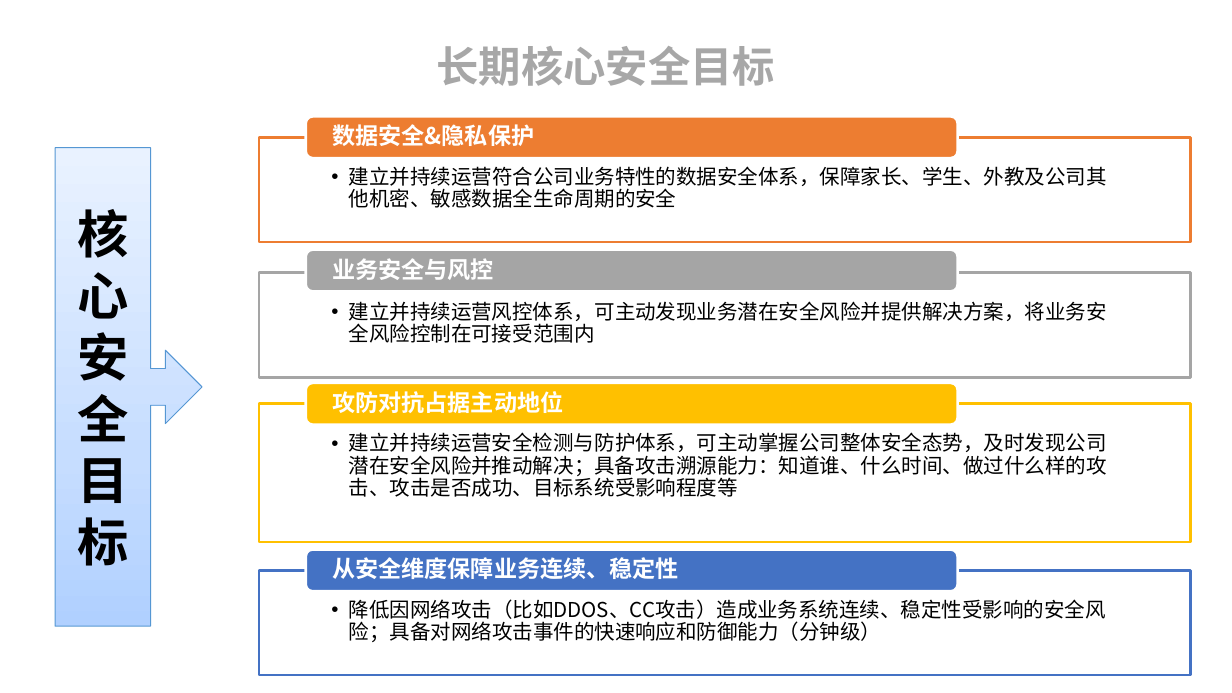
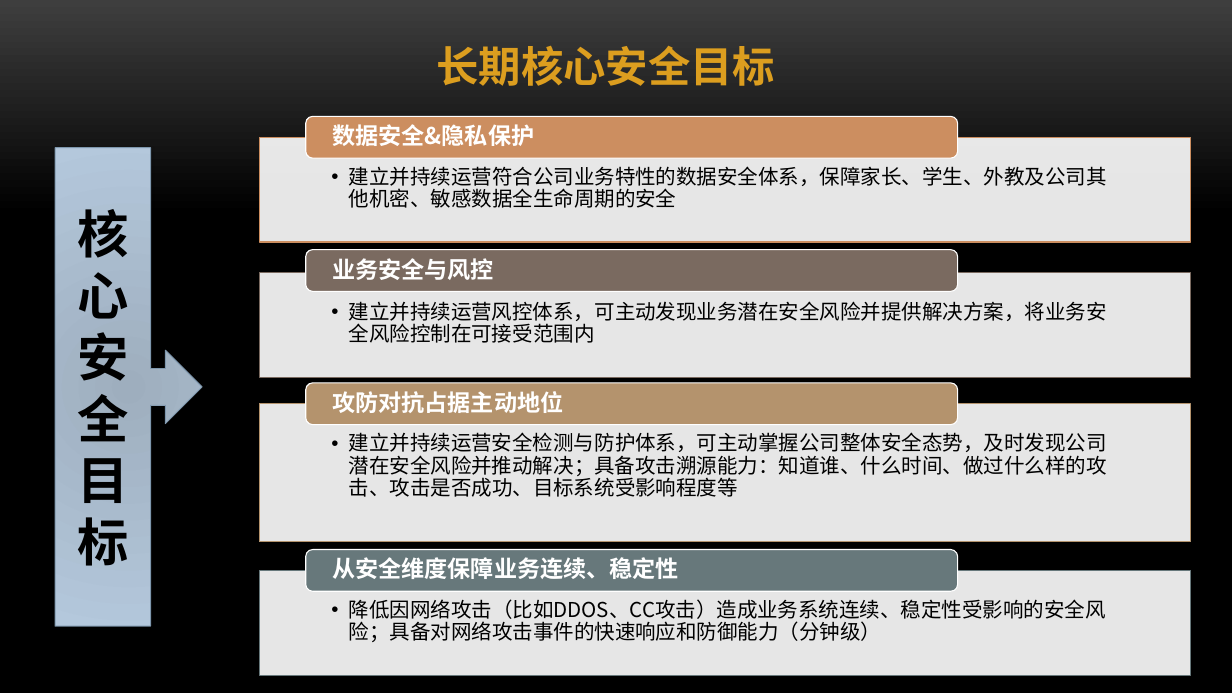
Before and after one commit to ym2011/SecurityMind, a slide deck: slide 23 of 互联网企业安全建设整体规划.pptx. Drawn at 1232x693 pixels with LibreOffice and Linux fonts; fonts in the diff are those of the drawing; background and template pictures are left out. Boxes give left, top, right and bottom in pixels: in the first picture for what was removed or moved away, otherwise in the second. Text is boxed around its words. In the diff, an @@ line names an element or a change of style, - is before the commit and + after.

Commit message:
信息安全管理
信息安全管理

```diff
--- a/互联网企业安全建设整体规划.pptx
+++ b/互联网企业安全建设整体规划.pptx
@@ background #FFFFFF to picture (left out) @@
@@ text "长期核心安全目标" at [436,46,775,86]: text colour #A7A7A7 to #DC9E1F @@
@@ rounded rectangle at [306,116,958,158]: fill #ED7D31 to #CC8E60; outline #FFFFFF 2 pt to #FFFFFF 0.85 pt @@
@@ right arrow callout "核心" at [55,148,202,627]: font Arial to Arial Narrow; fill gradient #B0D2FF to #C7DEFF to #EAF2FF to gradient #9EAFBE to #B5C8DC; outline #5698D3 0.75 pt to #7E97AD 0.75 pt; shadow on @@
@@ rectangle at [259,138,1190,242]: outline #ED7D31 2 pt to #CC8E60 0.85 pt @@
@@ rounded rectangle at [306,250,958,291]: fill #A5A5A5 to #7A6A60; outline #FFFFFF 2 pt to #FFFFFF 0.85 pt @@
@@ rectangle at [259,273,1190,377]: outline #A5A5A5 2 pt to #7A6A60 0.85 pt @@
@@ rounded rectangle at [306,383,958,424]: fill #FFC000 to #B4936D; outline #FFFFFF 2 pt to #FFFFFF 0.85 pt @@
@@ rectangle at [259,404,1190,543]: outline #FFC000 2 pt to #B4936D 0.85 pt @@
@@ rounded rectangle at [306,550,958,592]: fill #4472C4 to #67787B; outline #FFFFFF 2 pt to #FFFFFF 0.85 pt @@
@@ rectangle at [259,570,1190,675]: outline #4472C4 2 pt to #67787B 0.85 pt @@
```
Also in this commit, not shown: 27 other slides changed, 2 other files.
